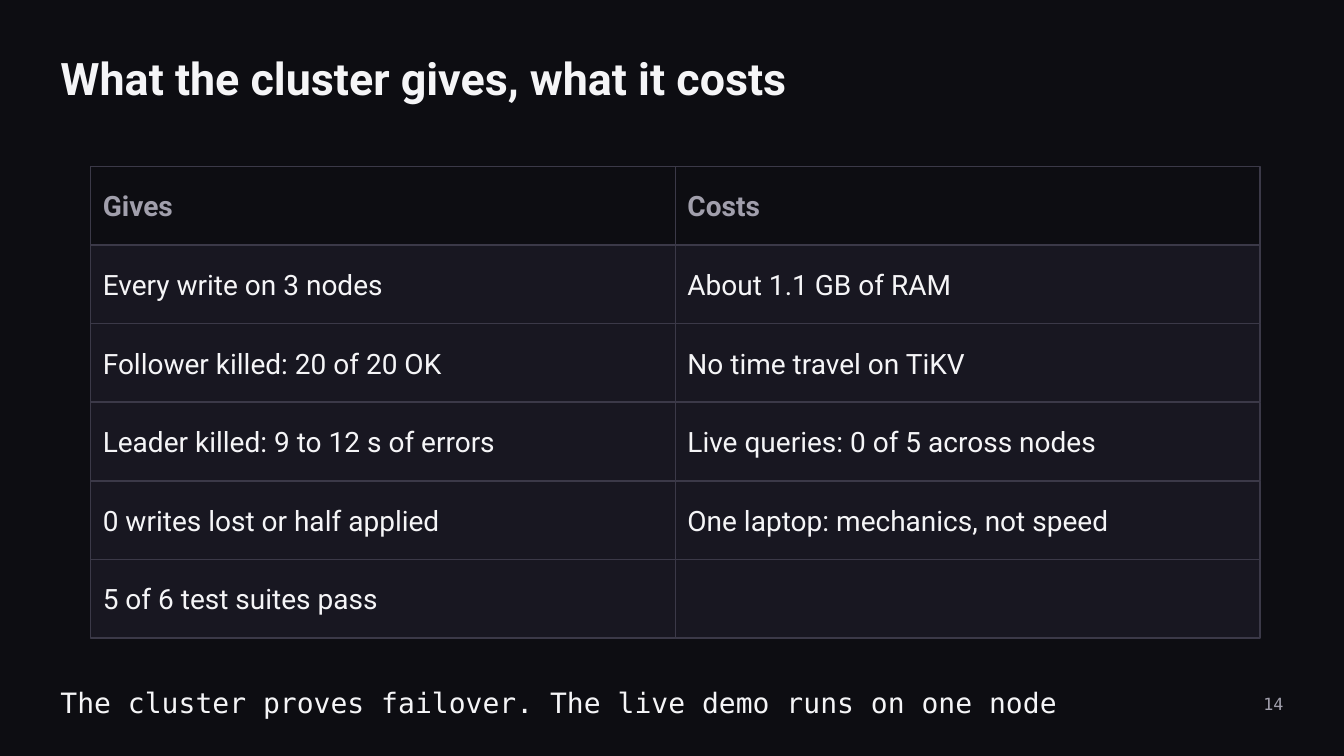
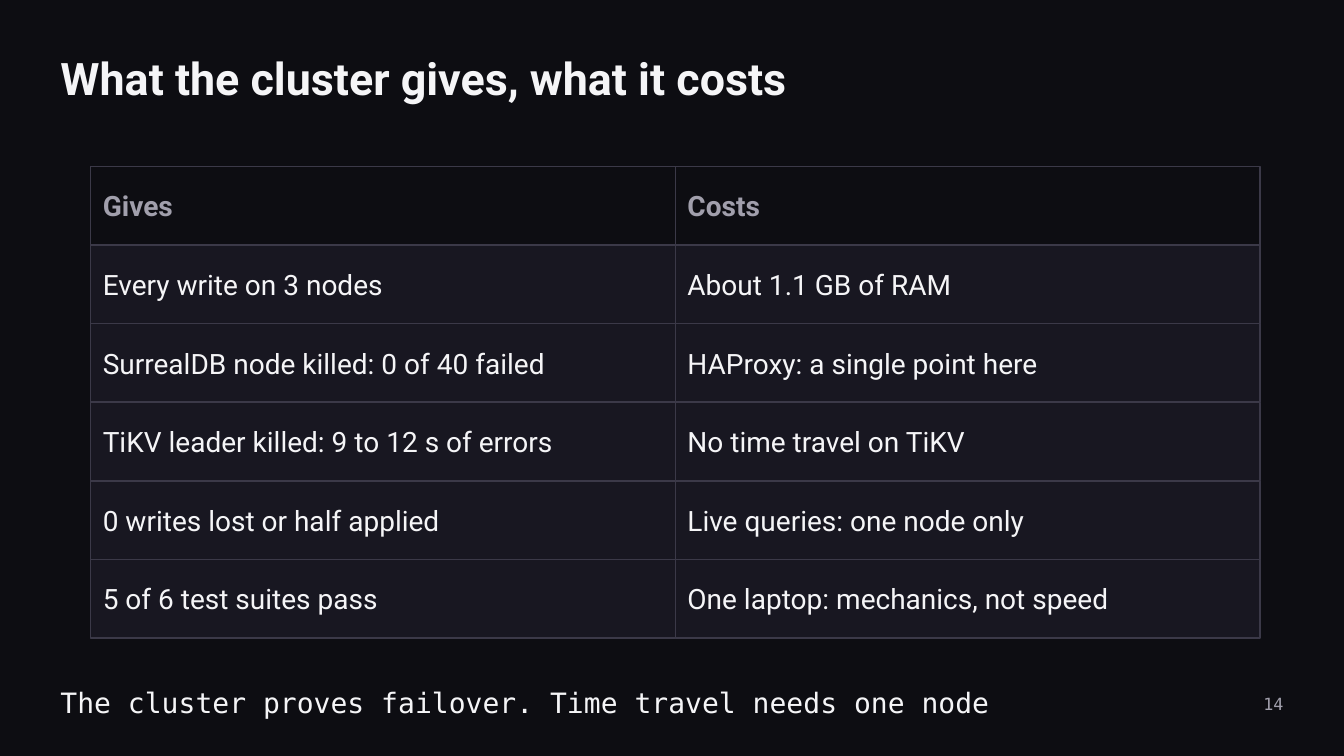
Before and after one commit to Dominican-Express/dominican-ios, a slide deck: slide 14 of presentation/dominican-express.pptx. Drawn at 1344x756 pixels with LibreOffice and Linux fonts; fonts in the diff are those of the drawing. Boxes give left, top, right and bottom in pixels: in the first picture for what was removed or moved away, otherwise in the second. Text is boxed around its words. In the diff, an @@ line names an element or a change of style, - is before the commit and + after.

```diff
--- a/presentation/dominican-express.pptx
+++ b/presentation/dominican-express.pptx
@@ rectangle added at (676, 324, 1260, 402), fill #181721, outline #3B3948 1 pt, 20 pt, text #F5F5F7 @@
+HAProxy: a single point here
@@ text in rectangle at (103, 352, 544, 375): text changed @@
-Follower killed: 20 of 20 OK
+SurrealDB node killed: 0 of 40 failed
@@ rectangle "No time travel on TiKV": place and size @@
-rectangle "No time travel on TiKV" at (676, 324, 1260, 402)
+rectangle "No time travel on TiKV" at (676, 402, 1260, 481)
@@ rectangle removed at (676, 402, 1260, 481) @@
-Live queries: 0 of 5 across nodes
@@ text in rectangle at (103, 430, 552, 453): text changed @@
-Leader killed: 9 to 12 s of errors
+TiKV leader killed: 9 to 12 s of errors
@@ rectangle added at (676, 481, 1260, 560), fill #181721, outline #3B3948 1 pt, 20 pt, text #F5F5F7 @@
+Live queries: one node only
@@ rectangle "One laptop: mechanics, not speed": place and size @@
-rectangle "One laptop: mechanics, not speed" at (676, 481, 1260, 560)
+rectangle "One laptop: mechanics, not speed" at (676, 560, 1260, 638)
@@ rectangle removed at (676, 560, 1260, 638) @@
@@ text at (60, 691, 990, 719): text changed @@
-The cluster proves failover. The live demo runs on one node
+The cluster proves failover. Time travel needs one node
```
Also in this commit, not shown: 7 other slides changed, 3 slides added, 3 slides removed, 2 other files.
